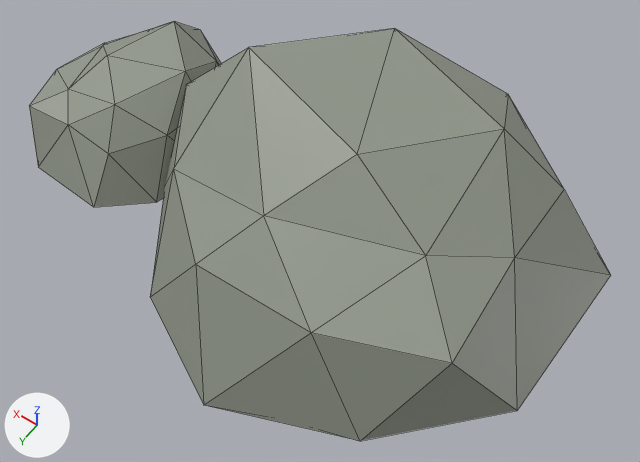
Two versions of the FBX model Dino Dodgeball/Assets/Models/Environment/RockFormation4.fbx, one commit apart.
Both versions are drawn from a camera (50 mm lens) standing at (-1.58, 2.04, 3.16) and looking at (-0.22, 0.14, 0.17). Arrows for +X, +Y and +Z are at lower left; the lights stay in place. Mesh edges are drawn as thin lines. Where no turn or scale is listed for an object, it has been applied to the vertices.

Before the edit, the objects in view are built like this:
```python
me_icosphere_002 = bpy.data.meshes.new('Icosphere.002')
me_icosphere_002.from_pydata(...)  # 28 vertices, 43 faces; spans x -0.98..0.95, y -0.92..0.98, z -0.06..0.83
# faces by material slot: [42, 1]
me_icosphere_002.materials.append(mat_stone)  # grey #91978b
me_icosphere_002.materials.append(mat_the_rock)  # its picture is missing
me_icosphere_003 = bpy.data.meshes.new('Icosphere.003')
me_icosphere_003.from_pydata(...)  # 26 vertices, 41 faces; spans x -0.494..0.524, y -0.501..0.539, z -0.032..0.443
# faces by material slot: [40, 1]
me_icosphere_003.materials.append(mat_stone)  # grey #91978b
me_icosphere_003.materials.append(mat_the_rock)  # its picture is missing
ob_icosphere = bpy.data.objects.new('Icosphere', me_icosphere_002)
ob_icosphere.location = (-0.336, 0.0, 0.0)
ob_icosphere_001 = bpy.data.objects.new('Icosphere.001', me_icosphere_003)
ob_icosphere_001.location = (0.985, 0.0, 0.0)
```
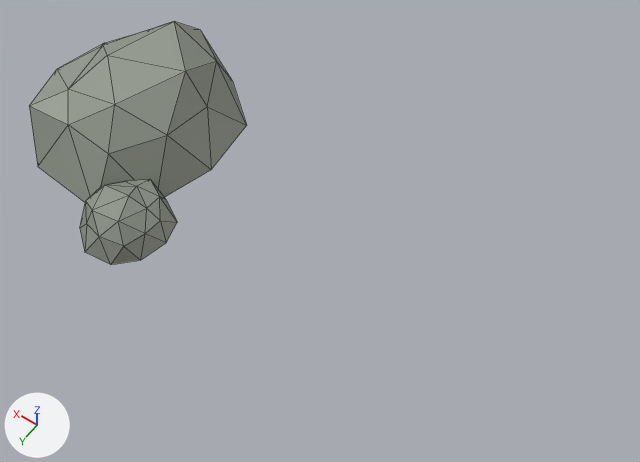
Pixel boxes [x1, y1, x2, y2] of what changed, in the pictures (640 x 462 px):
```json
{"object": "Icosphere", "change": "deleted", "before": [150, 28, 611, 441]}
{"object": "Icosphere.002", "change": "added", "after": [80, 180, 177, 264]}
```

Scene script edits in JSON lines:
```json
{"op": "add", "block": "me_icosphere_004", "code": ["me_icosphere_004 = bpy.data.meshes.new('Icosphere.004')", "me_icosphere_004.from_pydata(...)  # 26 vertices, 41 faces; spans x -0.214..0.231, y -0.211..0.225, z 0.002..0.189", "me_icosphere_004.materials.append(mat_stone)  # grey #91978b"]}
{"op": "remove", "block": "ob_icosphere", "code": ["ob_icosphere = bpy.data.objects.new('Icosphere', me_icosphere_002)", "ob_icosphere.location = (-0.336, 0.0, 0.0)"]}
{"op": "add", "block": "ob_icosphere_002", "code": ["ob_icosphere_002 = bpy.data.objects.new('Icosphere.002', me_icosphere_004)", "ob_icosphere_002.location = (0.581, 0.516, 0.011)"]}
```
